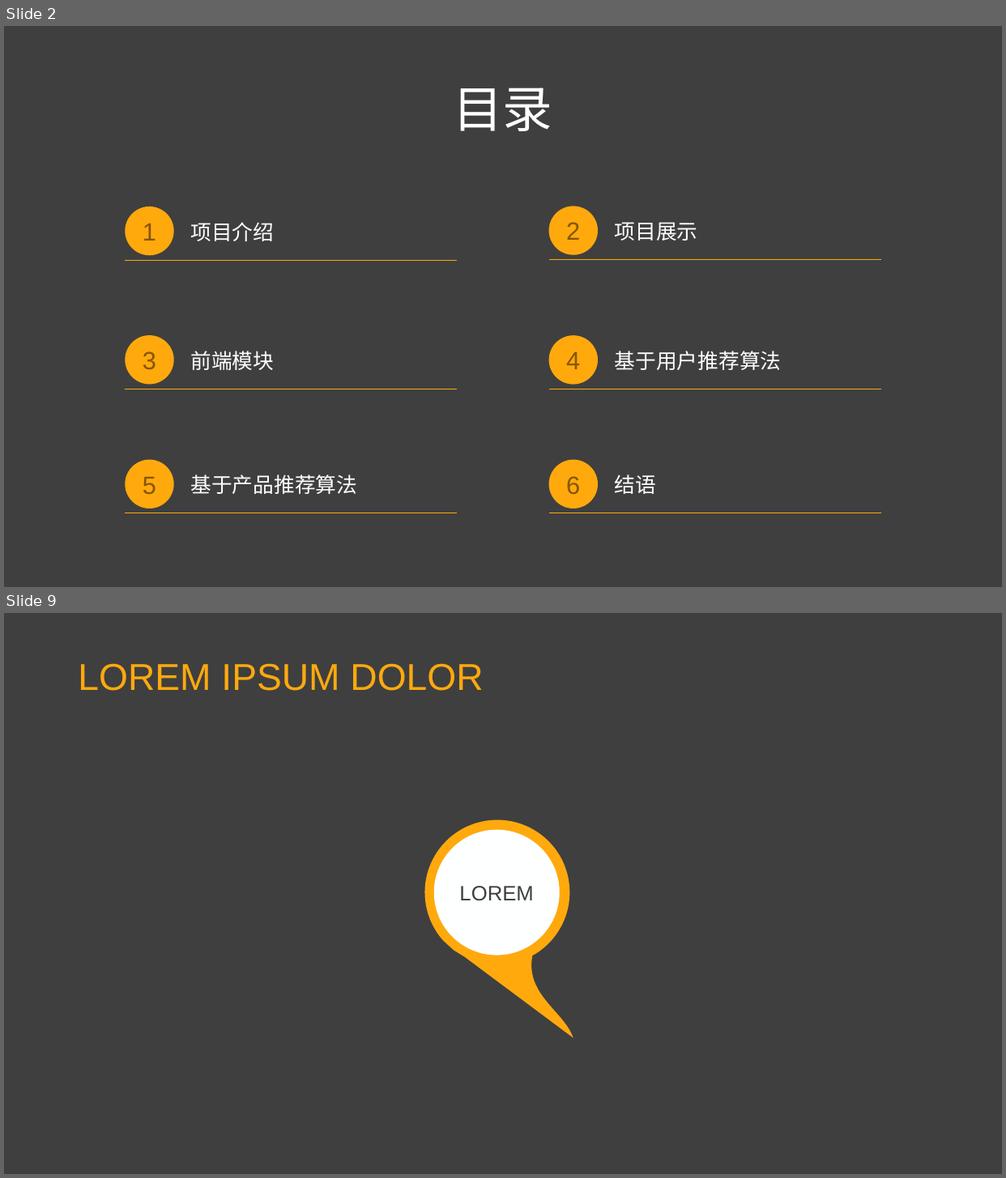
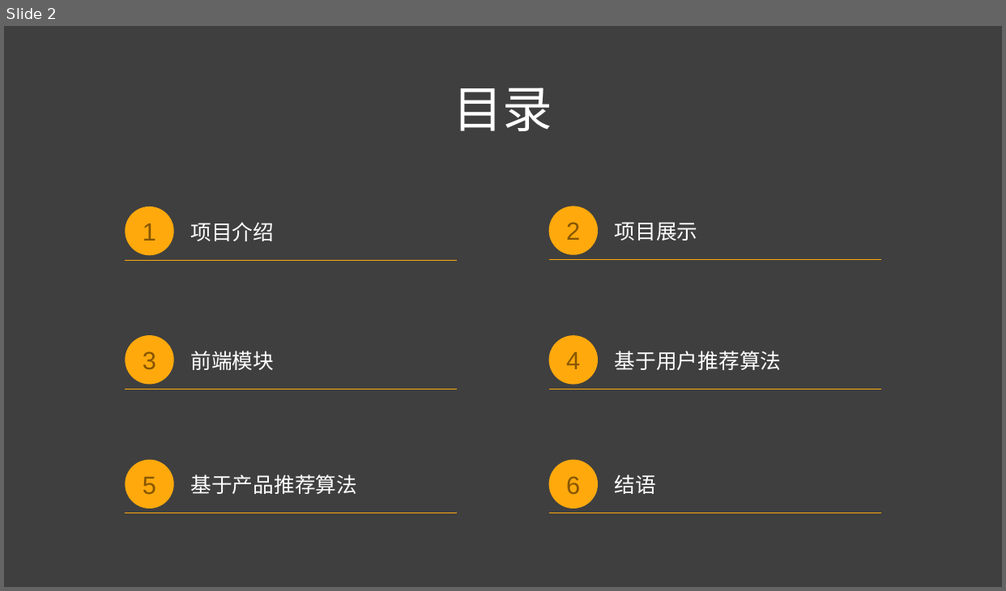
Before and after one commit to bigDataMLProject/Shrimp_hust, a slide deck: Shrimp_hust.pptx. Shown one above the other, each under a label of ours: slides 2 and 9 before the commit, slide 2 after it; the slides between them are not shown. The pictures are 1006x1178 and 1006x591 pixels, drawn with LibreOffice and Linux fonts; fonts in the diff are those of the drawing; background and template pictures are left out. Boxes give left, top, right and bottom in pixels: in the first picture for what was removed or moved away, otherwise in the second. Text is boxed around its words. In the diff, an @@ line names an element or a change of style, - is before the commit and + after.

```diff
--- a/Shrimp_hust.pptx
+++ b/Shrimp_hust.pptx
@@ slide 9 removed at box(4, 613, 1002, 1174), background picture (left out) @@
@@ text removed at box(78, 663, 483, 691) @@
-LOREM IPSUM DOLOR
@@ freeform shape removed at box(415, 811, 591, 1056) @@
@@ freeform shape removed at box(434, 830, 560, 956) @@
-LOREM
```
Also in this commit, not shown: 1 slide changed, 5 slides added, 19 other slides removed, 2 other files.
